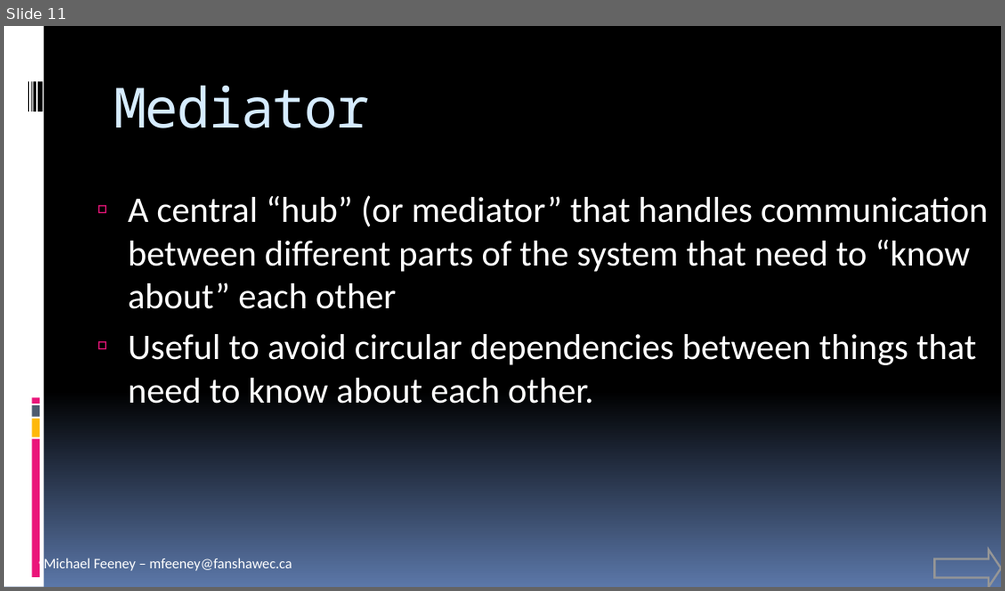
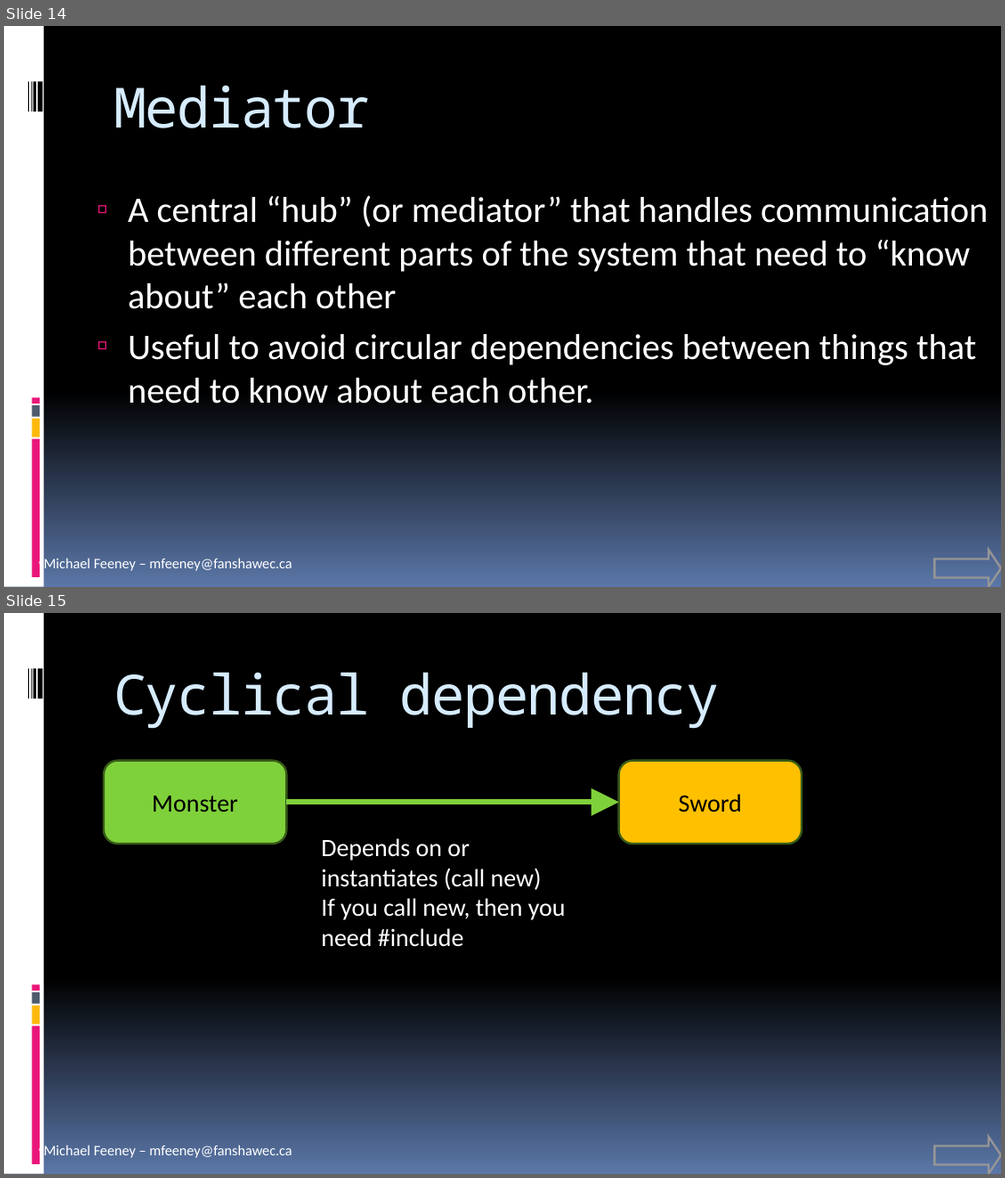
Before and after one commit to FeeneyCodes/GDP202425, a slide deck: 6044_FramPat/D2D/INFO_6044_Patterns (live document).pptx. Shown one above the other, each under a label of ours: slide 11 before the commit, slides 14 and 15 after it. The pictures are 1005x591 and 1005x1178 pixels, drawn with LibreOffice and Linux fonts; fonts in the diff are those of the drawing. Boxes give left, top, right and bottom in pixels: in the first picture for what was removed or moved away, otherwise in the second. Text is boxed around its words. In the diff, an @@ line names an element or a change of style, - is before the commit and + after.

```diff
--- a/6044_FramPat/D2D/INFO_6044_Patterns (live document).pptx
+++ b/6044_FramPat/D2D/INFO_6044_Patterns (live document).pptx
@@ slide 15 added at (x1=4, y1=613, x2=1001, y2=1174), background gradient #000000 to #5B77A8; not listed: 10 template elements that a slide beside it also shows @@
@@ title added at (x1=113, y1=672, x2=720, y2=729), 40 pt, text #D6ECFF @@
+Cyclical dependency
@@ rounded rectangle added at (x1=104, y1=761, x2=286, y2=844), fill #7FD13B, outline #385C1A 1.5 pt, 18 pt, text #000000 @@
+Monster
@@ rounded rectangle added at (x1=619, y1=761, x2=801, y2=844), fill #FFC000, outline #385C1A 1.5 pt, 18 pt, text #000000 @@
+Sword
@@ arrow added from (286, 803) to (619, 803), #7FD13B 4 pt @@
@@ text added at (x1=321, y1=838, x2=566, y2=947), 18 pt, text #FFFFFF @@
+Depends on or instantiates (call new)
+If you call new, then you need #include
@@ right arrow added at (x1=934, y1=1136, x2=1001, y2=1174), outline #969696 1.5 pt @@
@@ what was slide 11 is now slide 14 @@
```
Also in this commit, not shown: 1 slide changed, 13 other slides added, 32 other files.
